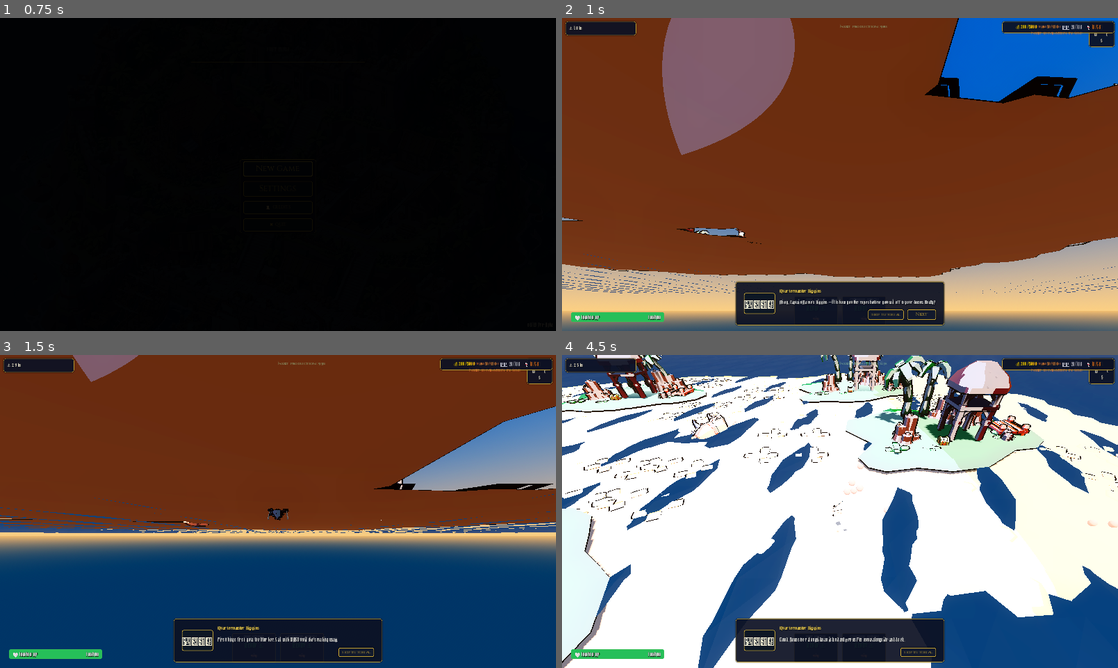
Above: before the commit, frames 1-4 (two rows, left to right).
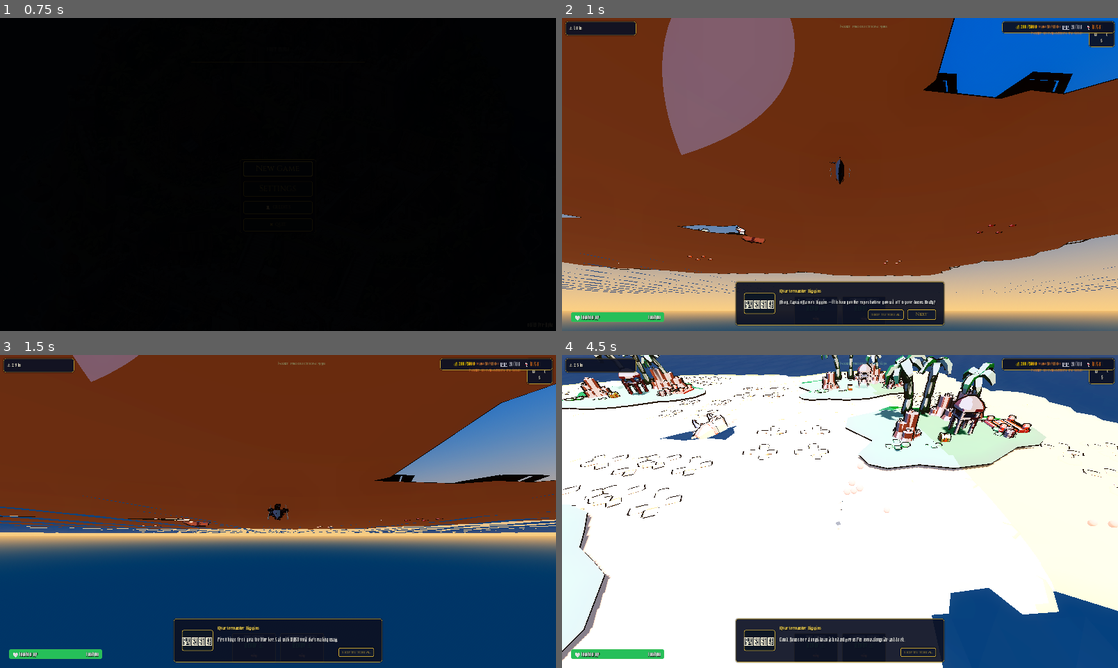
Above: after the commit, the same moments.

Repository: sakshamjain03/pirate_game
Game: Godot game, scene res://scenes/core/Boot.tscn
Two runs of this game, one before a commit and one after it. Both use one fixed random seed, a clock stepped at 60 frames per second and the inputs below.
Inputs (mouse positions are in pixels of both pictures, inside the frame that each line leads up to):
- Up to frame 1 (0.75 s): click "New Game" at 0.5 s
- Up to frame 2 (1 s): no input
- Up to frame 3 (1.5 s): click "Next" at 1.25 s
- Up to frame 4 (4.5 s): tap Enter at 2 s; move the mouse to (962, 495) at 2.02 s; hold D (ship_right) 2.03-2.75 s; tap F (dock) at 2.1, 4.25 s; click (962, 495) at 2.17 s; drag from (728, 527) to (812, 574) at 2.77 s; click "Next" at 3.5 s; move the mouse to (895, 442) at 4.27 s; hold D (ship_right) from 4.28 s (still down); hold E (camera_rotate_right) from 4.28 s (still down)

Frame 1 is identical in both runs. In frame 2, 2.3% of the frame differs, in the area x 0-100%, y 0-83%; in frame 3, 3.5%; in frame 4, 19%, in the area x 0-100%, y 0-100%.

Commit message:
feat: raise island terrain above the waterline, vary buildings and islands
Island terrain (Island.tscn):
- Sand/grass/props were sitting at y=0.1-2.0, below the water shader's wave
  peak (~0.68 at the authored wave_height) — waves washed over the "land"
  every cycle, and it read as a flat sticker on the ocean rather than a
  shore. Raised the whole terrain layer to sit clear of the waves.
- Buildings/House was structure.glb at scale 3.5 — the same scale used for
  the ten gameplay building slots — rendering as a decorative flavor prop
  taller and wider than the entire island. Shrunk it to scale 1.8 and
  repositioned its flag to match; left the gameplay building-slot scale
  untouched since that's an established visual language used island-wide.
(DockArea/collision were already brought in from the island's oversized
22-radius collider to 11 in the earlier controls fix, since they're the
same underlying geometry problem.)

Buildings (resources/buildings/*.tres): all 10 building types pointed at
the same structure.glb model, so Academy/Farm/Fortress/LumberMill/Market/
Mine/Shipyard/Tavern/Warehouse/Watchtower were visually identical and
Island.gd's auto-roof logic bolted the same roof onto all of them. Mapped
each to a distinct unused Kenney asset (tower-watch for Watchtower,
tower-complete-large for Fortress, tower-base for Mine, etc.) — Farm is the
only one still on structure.glb, so it's now also the only one that still
gets the auto-roof.

Island variety (Island.gd/IslandData.gd): all six islands instanced the
same Island.tscn with no visual difference beyond position, so "Mount
Brimstone" and "Frostbite Reef" rendered as identical copies of a generic
tropical island despite their names/lore. Added a terrain_theme field to
IslandData and a KenneyMaterialApplier.override_material_path() hook so
Island.gd can re-tint the shared sand/grass materials per-island after
their default materials apply (volcanic: dark basalt sand + scorched
ground; frozen: pale icy sand + frosted ground) — mesh and layout stay
shared, only the palette changes, since the Kenney kit has no snow/lava
assets to swap in.

Co-Authored-By: Claude Opus 5 <noreply@anthropic.com>

Diff:
--- a/resources/buildings/Academy.tres
+++ b/resources/buildings/Academy.tres
@@ -14,4 +14,4 @@
 production_amount = 5
 production_interval = 10.0
 icon_path = ""
-model_path = "res://assets/models/structure.glb"
+model_path = "res://assets/models/tower-middle-windows.glb"
--- a/resources/buildings/Fortress.tres
+++ b/resources/buildings/Fortress.tres
@@ -14,4 +14,4 @@
 produces_resource = ""
 production_amount = 0
 production_interval = 0.0
-model_path = "res://assets/models/structure.glb"
+model_path = "res://assets/models/tower-complete-large.glb"
--- a/resources/buildings/LumberMill.tres
+++ b/resources/buildings/LumberMill.tres
@@ -14,4 +14,4 @@
 production_amount = 5
 production_interval = 10.0
 icon_path = ""
-model_path = "res://assets/models/structure.glb"
+model_path = "res://assets/models/structure-platform.glb"
--- a/resources/buildings/Market.tres
+++ b/resources/buildings/Market.tres
@@ -14,4 +14,4 @@
 produces_resource = "gold"
 production_amount = 10
 production_interval = 15.0
-model_path = "res://assets/models/structure.glb"
+model_path = "res://assets/models/structure-platform-small.glb"
--- a/resources/buildings/Mine.tres
+++ b/resources/buildings/Mine.tres
@@ -14,4 +14,4 @@
 production_amount = 2
 production_interval = 15.0
 icon_path = ""
-model_path = "res://assets/models/structure.glb"
+model_path = "res://assets/models/tower-base.glb"
--- a/resources/buildings/Shipyard.tres
+++ b/resources/buildings/Shipyard.tres
@@ -14,4 +14,4 @@
 produces_resource = ""
 production_amount = 0
 production_interval = 0.0
-model_path = "res://assets/models/structure.glb"
+model_path = "res://assets/models/structure-platform-dock-small.glb"
--- a/resources/buildings/Tavern.tres
+++ b/resources/buildings/Tavern.tres
@@ -14,4 +14,4 @@
 produces_resource = "gold"
 production_amount = 5
 production_interval = 10.0
-model_path = "res://assets/models/structure.glb"
+model_path = "res://assets/models/castle-door.glb"
--- a/resources/buildings/Warehouse.tres
+++ b/resources/buildings/Warehouse.tres
@@ -14,4 +14,4 @@
 production_amount = 0
 production_interval = 0.0
 icon_path = ""
-model_path = "res://assets/models/structure.glb"
+model_path = "res://assets/models/tower-complete-small.glb"
--- a/resources/buildings/Watchtower.tres
+++ b/resources/buildings/Watchtower.tres
@@ -14,4 +14,4 @@
 produces_resource = ""
 production_amount = 0
 production_interval = 0.0
-model_path = "res://assets/models/structure.glb"
+model_path = "res://assets/models/tower-watch.glb"
--- /dev/null
+++ b/resources/materials/grass_frozen.tres
@@ -0,0 +1,11 @@
+[gd_resource type="ShaderMaterial" load_steps=3 format=3]
+
+[ext_resource type="Shader" path="res://resources/shaders/toon.gdshader" id="1_shader"]
+[ext_resource type="Material" path="res://resources/materials/outline.tres" id="2_outline"]
+
+[resource]
+shader = ExtResource("1_shader")
+next_pass = ExtResource("2_outline")
+shader_parameter/albedo = Color(0.85, 0.9, 0.95, 1.0)
+shader_parameter/metallic = 0.0
+shader_parameter/roughness = 0.7
--- /dev/null
+++ b/resources/materials/grass_scorched.tres
@@ -0,0 +1,11 @@
+[gd_resource type="ShaderMaterial" load_steps=3 format=3]
+
+[ext_resource type="Shader" path="res://resources/shaders/toon.gdshader" id="1_shader"]
+[ext_resource type="Material" path="res://resources/materials/outline.tres" id="2_outline"]
+
+[resource]
+shader = ExtResource("1_shader")
+next_pass = ExtResource("2_outline")
+shader_parameter/albedo = Color(0.35, 0.28, 0.12, 1.0)
+shader_parameter/metallic = 0.0
+shader_parameter/roughness = 0.85
--- /dev/null
+++ b/resources/materials/sand_frozen.tres
@@ -0,0 +1,11 @@
+[gd_resource type="ShaderMaterial" load_steps=3 format=3]
+
+[ext_resource type="Shader" path="res://resources/shaders/toon.gdshader" id="1_shader"]
+[ext_resource type="Material" path="res://resources/materials/outline.tres" id="2_outline"]
+
+[resource]
+shader = ExtResource("1_shader")
+next_pass = ExtResource("2_outline")
+shader_parameter/albedo = Color(0.92, 0.95, 0.98, 1.0)
+shader_parameter/metallic = 0.0
+shader_parameter/roughness = 0.7
--- /dev/null
+++ b/resources/materials/sand_volcanic.tres
@@ -0,0 +1,11 @@
+[gd_resource type="ShaderMaterial" load_steps=3 format=3]
+
+[ext_resource type="Shader" path="res://resources/shaders/toon.gdshader" id="1_shader"]
+[ext_resource type="Material" path="res://resources/materials/outline.tres" id="2_outline"]
+
+[resource]
+shader = ExtResource("1_shader")
+next_pass = ExtResource("2_outline")
+shader_parameter/albedo = Color(0.16, 0.14, 0.13, 1.0)
+shader_parameter/metallic = 0.0
+shader_parameter/roughness = 0.9
--- a/resources/world/FrozenIsland.tres
+++ b/resources/world/FrozenIsland.tres
@@ -7,3 +7,4 @@
 island_id = "frozen_island"
 island_name = "Frostbite Reef"
 island_type = 3
+terrain_theme = 2
--- a/resources/world/VolcanoIsland.tres
+++ b/resources/world/VolcanoIsland.tres
@@ -7,3 +7,4 @@
 island_id = "volcano_island"
 island_name = "Mount Brimstone"
 island_type = 2
+terrain_theme = 1
--- a/scenes/world/Island.tscn
+++ b/scenes/world/Island.tscn
@@ -30,52 +30,56 @@
 transform = Transform3D(1, 0, 0, 0, 1, 0, 0, 0, 1, 0, 2.0, 0)
 shape = SubResource("CylinderShape3D_1")
 
+; Terrain/prop heights below sit at y=0.9+ — the water shader's Gerstner
+; waves peak at wave_height + wave_height*0.5 (~0.68 at the authored 0.45),
+; so anything lower than that was being washed over by every wave cycle.
+
 [node name="Terrain" type="Node3D" parent="."]
 
 [node name="Sand1" parent="Terrain" instance=ExtResource("1_sand")]
-transform = Transform3D(14, 0, 0, 0, 1, 0, 0, 0, 14, -6, 0.1, -6)
+transform = Transform3D(14, 0, 0, 0, 1, 0, 0, 0, 14, -6, 0.9, -6)
 
 [node name="MaterialApplier" type="Node" parent="Terrain/Sand1"]
 script = ExtResource("13_mat")
 material_path = "res://resources/materials/sand.tres"
 
 [node name="Sand2" parent="Terrain" instance=ExtResource("1_sand")]
-transform = Transform3D(14, 0, 0, 0, 1, 0, 0, 0, 14, 6, 0.1, -6)
+transform = Transform3D(14, 0, 0, 0, 1, 0, 0, 0, 14, 6, 0.9, -6)
 
 [node name="MaterialApplier" type="Node" parent="Terrain/Sand2"]
 script = ExtResource("13_mat")
 material_path = "res://resources/materials/sand.tres"
 
 [node name="Sand3" parent="Terrain" instance=ExtResource("1_sand")]
-transform = Transform3D(14, 0, 0, 0, 1, 0, 0, 0, 14, -6, 0.1, 6)
+transform = Transform3D(14, 0, 0, 0, 1, 0, 0, 0, 14, -6, 0.9, 6)
 
 [node name="MaterialApplier" type="Node" parent="Terrain/Sand3"]
 script = ExtResource("13_mat")
 material_path = "res://resources/materials/sand.tres"
 
 [node name="Sand4" parent="Terrain" instance=ExtResource("1_sand")]
-transform = Transform3D(14, 0, 0, 0, 1, 0, 0, 0, 14, 6, 0.1, 6)
+transform = Transform3D(14, 0, 0, 0, 1, 0, 0, 0, 14, 6, 0.9, 6)
 
 [node name="MaterialApplier" type="Node" parent="Terrain/Sand4"]
 script = ExtResource("13_mat")
 material_path = "res://resources/materials/sand.tres"
 
 [node name="Grass1" parent="Terrain" instance=ExtResource("2_grass")]
-transform = Transform3D(10, 0, 0, 0, 2.5, 0, 0, 0, 10, -1, 1.2, -1)
+transform = Transform3D(10, 0, 0, 0, 2.5, 0, 0, 0, 10, -1, 2.0, -1)
 
 [node name="MaterialApplier" type="Node" parent="Terrain/Grass1"]
 script = ExtResource("13_mat")
 material_path = "res://resources/materials/grass.tres"
 
 [node name="Grass2" parent="Terrain" instance=ExtResource("2_grass")]
-transform = Transform3D(7, 0, 0, 0, 2.0, 0, 0, 0, 7, 3, 1.0, 2)
+transform = Transform3D(7, 0, 0, 0, 2.0, 0, 0, 0, 7, 3, 1.8, 2)
 
 [node name="MaterialApplier" type="Node" parent="Terrain/Grass2"]
 script = ExtResource("13_mat")
 material_path = "res://resources/materials/grass.tres"
 
 [node name="Dock" parent="." instance=ExtResource("3_dock")]
-transform = Transform3D(3, 0, 0, 0, 3, 0, 0, 0, 3, 16, 0.4, 0)
+transform = Transform3D(3, 0, 0, 0, 3, 0, 0, 0, 3, 16, 0.6, 0)
 
 [node name="MaterialApplier" type="Node" parent="Dock"]
 script = ExtResource("13_mat")
@@ -89,8 +93,13 @@
 
 [node name="Buildings" type="Node3D" parent="."]
 
+; House was at scale 3.5 — a decorative flavor building rendering taller
+; and wider than the whole island. The 3.5 scale is otherwise reserved for
+; the gameplay building slots below (kept as-is, since it's an established
+; visual language for those); this one just needed to read as a background
+; house, not a fortress.
 [node name="House" parent="Buildings" instance=ExtResource("4_house")]
-transform = Transform3D(3.5, 0, 0, 0, 3.5, 0, 0, 0, 3.5, 2, 2.2, 3)
+transform = Transform3D(1.8, 0, 0, 0, 1.8, 0, 0, 0, 1.8, 2, 3.0, 3)
 
 [node name="MaterialApplier" type="Node" parent="Buildings/House"]
 script = ExtResource("13_mat")
@@ -104,7 +113,7 @@
 material_path = "res://resources/materials/crimson.tres"
 
 [node name="PirateFlag" parent="Buildings" instance=ExtResource("12_flag")]
-transform = Transform3D(1, 0, 0, 0, 1, 0, 0, 0, 1, 2, 7.5, 3)
+transform = Transform3D(1, 0, 0, 0, 1, 0, 0, 0, 1, 2, 5.7, 3)
 
 [node name="MaterialApplier" type="Node" parent="Buildings/PirateFlag"]
 script = ExtResource("13_mat")
@@ -113,47 +122,47 @@
 [node name="BuildingSlots" type="Node3D" parent="Buildings"]
 
 [node name="Slot1" type="Marker3D" parent="Buildings/BuildingSlots"]
-transform = Transform3D(3.5, 0, 0, 0, 3.5, 0, 0, 0, 3.5, -4, 2.0, -2)
+transform = Transform3D(3.5, 0, 0, 0, 3.5, 0, 0, 0, 3.5, -4, 2.8, -2)
 
 [node name="Slot2" type="Marker3D" parent="Buildings/BuildingSlots"]
-transform = Transform3D(3.5, 0, 0, 0, 3.5, 0, 0, 0, 3.5, 8, 2.0, 4)
+transform = Transform3D(3.5, 0, 0, 0, 3.5, 0, 0, 0, 3.5, 8, 2.8, 4)
 
 [node name="Slot3" type="Marker3D" parent="Buildings/BuildingSlots"]
-transform = Transform3D(3.5, 0, 0, 0, 3.5, 0, 0, 0, 3.5, 4, 1.8, -6)
+transform = Transform3D(3.5, 0, 0, 0, 3.5, 0, 0, 0, 3.5, 4, 2.6, -6)
 
 [node name="Slot4" type="Marker3D" parent="Buildings/BuildingSlots"]
-transform = Transform3D(3.5, 0, 0, 0, 3.5, 0, 0, 0, 3.5, -7, 1.8, 5)
+transform = Transform3D(3.5, 0, 0, 0, 3.5, 0, 0, 0, 3.5, -7, 2.6, 5)
 
 [node name="Slot5" type="Marker3D" parent="Buildings/BuildingSlots"]
-transform = Transform3D(3.5, 0, 0, 0, 3.5, 0, 0, 0, 3.5, 9, 2.0, -3)
+transform = Transform3D(3.5, 0, 0, 0, 3.5, 0, 0, 0, 3.5, 9, 2.8, -3)
 
 [node name="Slot6" type="Marker3D" parent="Buildings/BuildingSlots"]
-transform = Transform3D(3.5, 0, 0, 0, 3.5, 0, 0, 0, 3.5, -2, 2.0, 7)
+transform = Transform3D(3.5, 0, 0, 0, 3.5, 0, 0, 0, 3.5, -2, 2.8, 7)
 
 [node name="Slot7" type="Marker3D" parent="Buildings/BuildingSlots"]
-transform = Transform3D(3.5, 0, 0, 0, 3.5, 0, 0, 0, 3.5, 6, 1.9, 8)
+transform = Transform3D(3.5, 0, 0, 0, 3.5, 0, 0, 0, 3.5, 6, 2.7, 8)
 
 [node name="Slot8" type="Marker3D" parent="Buildings/BuildingSlots"]
-transform = Transform3D(3.5, 0, 0, 0, 3.5, 0, 0, 0, 3.5, -9, 1.7, -4)
+transform = Transform3D(3.5, 0, 0, 0, 3.5, 0, 0, 0, 3.5, -9, 2.5, -4)
 
 [node name="Foliage" type="Node3D" parent="."]
 
 [node name="Palm1" parent="Foliage" instance=ExtResource("6_palm")]
-transform = Transform3D(3.5, 0, 0, 0, 3.5, 0, 0, 0, 3.5, -9, 2.5, -9)
+transform = Transform3D(3.5, 0, 0, 0, 3.5, 0, 0, 0, 3.5, -9, 3.3, -9)
 
 [node name="MaterialApplier" type="Node" parent="Foliage/Palm1"]
 script = ExtResource("13_mat")
 material_path = "res://resources/materials/leaves.tres"
 
 [node name="Palm2" parent="Foliage" instance=ExtResource("7_palm2")]
-transform = Transform3D(-2.8, 0, -1.5, 0, 3.2, 0, 1.5, 0, -2.8, -3, 2.5, -11)
+transform = Transform3D(-2.8, 0, -1.5, 0, 3.2, 0, 1.5, 0, -2.8, -3, 3.3, -11)
 
 [node name="MaterialApplier" type="Node" parent="Foliage/Palm2"]
 script = ExtResource("13_mat")
 material_path = "res://resources/materials/leaves.tres"
 
 [node name="Palm3" parent="Foliage" instance=ExtResource("6_palm")]
-transform = Transform3D(2.5, 0, 1.2, 0, 3.0, 0, -1.2, 0, 2.5, 9, 2.5, -7)
+transform = Transform3D(2.5, 0, 1.2, 0, 3.0, 0, -1.2, 0, 2.5, 9, 3.3, -7)
 
 [node name="MaterialApplier" type="Node" parent="Foliage/Palm3"]
 script = ExtResource("13_mat")
@@ -162,42 +171,42 @@
 [node name="Props" type="Node3D" parent="."]
 
 [node name="Rocks1" parent="Props" instance=ExtResource("8_rock1")]
-transform = Transform3D(2.5, 0, 0, 0, 2.5, 0, 0, 0, 2.5, 8, 1.5, -8)
+transform = Transform3D(2.5, 0, 0, 0, 2.5, 0, 0, 0, 2.5, 8, 2.3, -8)
 
 [node name="MaterialApplier" type="Node" parent="Props/Rocks1"]
 script = ExtResource("13_mat")
 material_path = "res://resources/materials/stone.tres"
 
 [node name="Rocks2" parent="Props" instance=ExtResource("9_rock2")]
-transform = Transform3D(1.8, 0, 0, 0, 1.8, 0, 0, 0, 1.8, -12, 1.2, 5)
+transform = Transform3D(1.8, 0, 0, 0, 1.8, 0, 0, 0, 1.8, -12, 2.0, 5)
 
 [node name="MaterialApplier" type="Node" parent="Props/Rocks2"]
 script = ExtResource("13_mat")
 material_path = "res://resources/materials/stone.tres"
 
 [node name="Rocks3" parent="Props" instance=ExtResource("8_rock1")]
-transform = Transform3D(2.0, 0, 0, 0, 2.0, 0, 0, 0, 2.0, 4, 1.2, -12)
+transform = Transform3D(2.0, 0, 0, 0, 2.0, 0, 0, 0, 2.0, 4, 2.0, -12)
 
 [node name="MaterialApplier" type="Node" parent="Props/Rocks3"]
 script = ExtResource("13_mat")
 material_path = "res://resources/materials/stone.tres"
 
 [node name="Barrel1" parent="Props" instance=ExtResource("10_barrel")]
-transform = Transform3D(1.5, 0, 0, 0, 1.5, 0, 0, 0, 1.5, 14, 1.5, 4)
+transform = Transform3D(1.5, 0, 0, 0, 1.5, 0, 0, 0, 1.5, 14, 2.3, 4)
 
 [node name="MaterialApplier" type="Node" parent="Props/Barrel1"]
 script = ExtResource("13_mat")
 material_path = "res://resources/materials/wood_dark.tres"
 
 [node name="Barrel2" parent="Props" instance=ExtResource("10_barrel")]
-transform = Transform3D(1.5, 0, 0, 0, 1.5, 0, 0, 0, 1.5, 13, 1.5, 6)
+transform = Transform3D(1.5, 0, 0, 0, 1.5, 0, 0, 0, 1.5, 13, 2.3, 6)
 
 [node name="MaterialApplier" type="Node" parent="Props/Barrel2"]
 script = ExtResource("13_mat")
 material_path = "res://resources/materials/wood_dark.tres"
 
 [node name="TreasureChest" parent="Props" instance=ExtResource("11_chest")]
-transform = Transform3D(1.5, 0, 0, 0, 1.5, 0, 0, 0, 1.5, -4, 1.8, 8)
+transform = Transform3D(1.5, 0, 0, 0, 1.5, 0, 0, 0, 1.5, -4, 2.6, 8)
 
 [node name="MaterialApplier" type="Node" parent="Props/TreasureChest"]
 script = ExtResource("13_mat")
--- a/scripts/components/KenneyMaterialApplier.gd
+++ b/scripts/components/KenneyMaterialApplier.gd
@@ -32,6 +32,18 @@
 var _using_fallback: bool = false
 
 func _ready() -> void:
+	_base_material = _resolve_material()
+	_apply_to_children(get_parent())
+
+
+func override_material_path(new_path: String) -> void:
+	## Re-resolves and re-applies with a different material_path after the
+	## initial _ready() pass — e.g. Island.gd re-tinting a shared terrain
+	## tile for a specific island's theme (volcanic, frozen, ...). Calling
+	## this before _ready() has no effect since _ready() would just
+	## overwrite it; call it afterwards instead.
+	material_path = new_path
+	_using_fallback = false
 	_base_material = _resolve_material()
 	_apply_to_children(get_parent())
 
--- a/scripts/world/Island.gd
+++ b/scripts/world/Island.gd
@@ -32,6 +32,37 @@
 		ResourceManager.global_economy_tick.connect(_on_economy_tick)
 
 	_spawn_defenses()
+	_apply_terrain_theme()
+
+func _apply_terrain_theme() -> void:
+	## All six islands instance the same Island.tscn layout — this re-tints
+	## the shared sand/grass materials so an island whose name/lore promises
+	## something different (a volcano, a frozen reef) doesn't render as an
+	## identical copy of a tropical island. Terrain mesh/props stay shared;
+	## only the color changes.
+	if not island_data or island_data.terrain_theme == IslandData.TerrainTheme.TROPICAL:
+		return
+
+	var substitutions: Dictionary = {}
+	match island_data.terrain_theme:
+		IslandData.TerrainTheme.VOLCANIC:
+			substitutions = {
+				"res://resources/materials/sand.tres": "res://resources/materials/sand_volcanic.tres",
+				"res://resources/materials/grass.tres": "res://resources/materials/grass_scorched.tres",
+			}
+		IslandData.TerrainTheme.FROZEN:
+			substitutions = {
+				"res://resources/materials/sand.tres": "res://resources/materials/sand_frozen.tres",
+				"res://resources/materials/grass.tres": "res://resources/materials/grass_frozen.tres",
+			}
+
+	var terrain := get_node_or_null("Terrain")
+	if not terrain:
+		return
+	for tile in terrain.get_children():
+		for child in tile.get_children():
+			if child is KenneyMaterialApplier and substitutions.has(child.material_path):
+				child.override_material_path(substitutions[child.material_path])
 
 func _on_dock_area_body_entered(body: Node) -> void:
 	if not body.is_in_group("player_ship"):
--- a/scripts/world/IslandData.gd
+++ b/scripts/world/IslandData.gd
@@ -16,3 +16,10 @@
 
 @export_group("Visual")
 @export var model_path: String = ""
+
+## All six islands share one Island.tscn layout — this lets a specific
+## island (e.g. a volcano or a frozen reef, by name) re-tint its shared
+## terrain materials at runtime instead of reading as a copy-pasted
+## tropical island regardless of its name and lore.
+enum TerrainTheme { TROPICAL, VOLCANIC, FROZEN }
+@export var terrain_theme: TerrainTheme = TerrainTheme.TROPICAL
